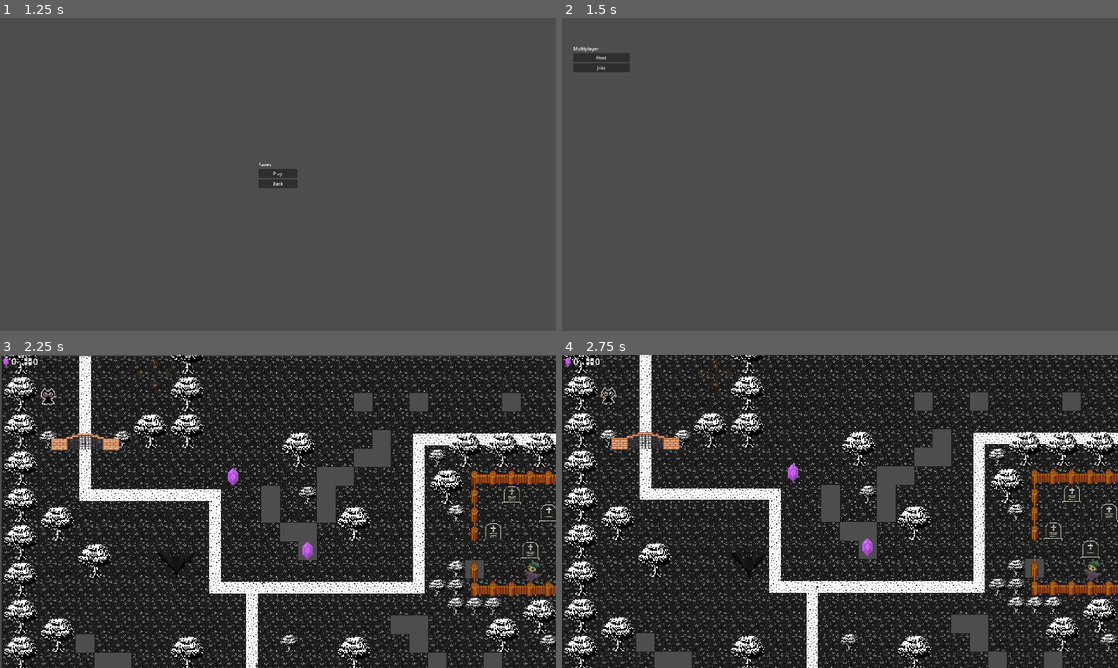
Above: before the commit, frames 1-4 (two rows, left to right).
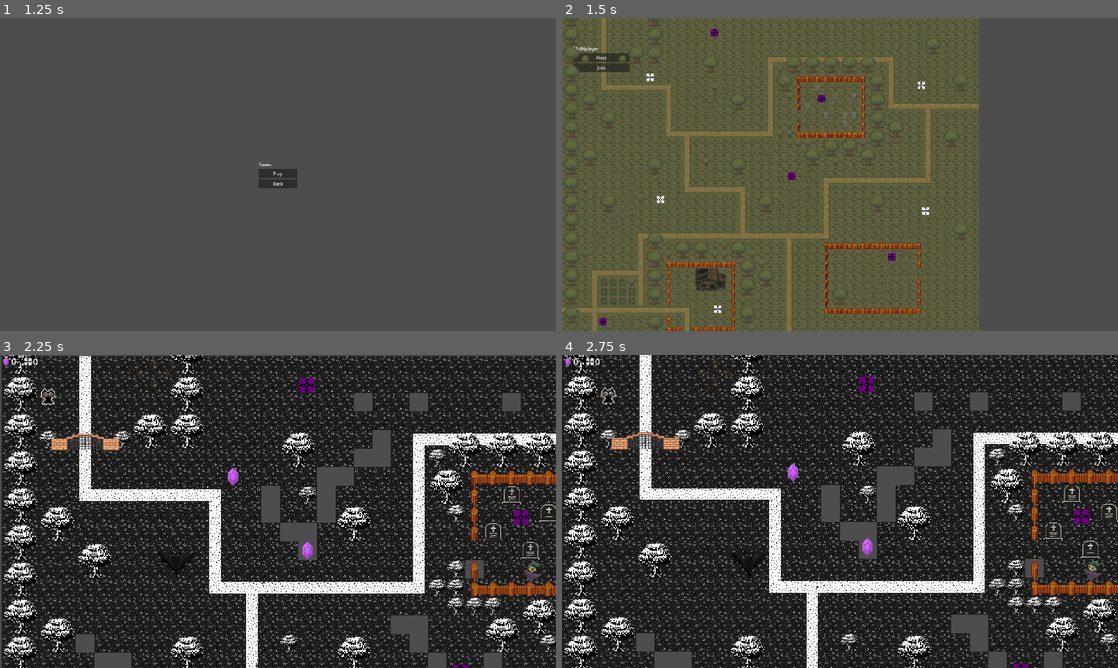
Above: after the commit, the same moments.

Repository: royalcaster/split-souls
Game: Godot game, scene res://scenes/ui/MainMenu.tscn
Two runs of this game, one before a commit and one after it. Both use one fixed random seed, a clock stepped at 60 frames per second and the inputs below. The engine's default icon, where the game draws it, is replaced by a stand-in: a white triangle on a blue panel in a dark square.
Inputs:
- Up to frame 1 (1.25 s): click "Play" at 0.5 s
- Up to frame 2 (1.5 s): click "Play" at 1.25 s
- Up to frame 3 (2.25 s): click "Host" at 2 s
- Up to frame 4 (2.75 s): no input

Frame 1 is identical in both runs. In frame 2, 22% of the frame differs, in the area x 0-75%, y 0-100%; in frame 3, 0.3%; in frame 4, 0.3%.

Commit message:
insert items in additional scene; have differently visible items for both players

Diff:
--- a/scenes/game/Game.tscn
+++ b/scenes/game/Game.tscn
@@ -16,6 +16,8 @@
 [ext_resource type="Texture2D" uid="uid://bwvv5p5m7pg0i" path="res://assets/img/direcitons.png" id="14_vj8ay"]
 [ext_resource type="PackedScene" uid="uid://blcf0l1sqw4iq" path="res://scenes/friends/witch/Witch.tscn" id="15_2iokk"]
 [ext_resource type="PackedScene" uid="uid://cbvvfl7uj2qvg" path="res://scenes/friends/scarecrow/Scarecrow.tscn" id="15_vg8p7"]
+[ext_resource type="PackedScene" uid="uid://dyr5yjgkdrgid" path="res://scenes/items/ItemDark.tscn" id="17_2kuj7"]
+[ext_resource type="PackedScene" uid="uid://dtkw7xx0skjp" path="res://scenes/items/ItemLight.tscn" id="18_vj8ay"]
 
 [sub_resource type="CanvasItemMaterial" id="CanvasItemMaterial_wnrko"]
 
@@ -29,18 +31,15 @@
 bug_count = 50
 
 [node name="ground" type="TileMapLayer" parent="." groups=["map_content"]]
-visible = false
 tile_map_data = PackedByteArray("AAAAAAAAAQABAAAAAAABAAAAAQABAAAAAAABAAEAAQABAAAAAAACAAEAAQABAAAAAAADAAIAAQABAAAAAAAEAA …(24400 unchanged characters)…
 tile_set = ExtResource("2_56wml")
 
 [node name="border_trees" type="TileMapLayer" parent="." groups=["map_content"]]
-visible = false
 y_sort_enabled = true
 tile_map_data = PackedByteArray("AAAOABoABAACAAAAAAAOABsAAQADAAMAAAAOABwAAQADAAQAAAAOAB0AAQADAAUAAAAPABoABAACAAAAAAAPAB …(6240 unchanged characters)…
 tile_set = ExtResource("6_vg8p7")
 
 [node name="objects" type="TileMapLayer" parent="." groups=["map_content"]]
-visible = false
 y_sort_enabled = true
 tile_map_data = PackedByteArray("AAAOABoABAACAAAAAAAOABsAAQADAAMAAAAOABwAAQADAAQAAAAOAB0AAQADAAUAAAAPABoABAACAAAAAAAPAB …(2928 unchanged characters)…
 tile_set = ExtResource("2_56wml")
@@ -184,5 +183,39 @@
 position = Vector2(417, 957)
 scale = Vector2(1.2, 1.2)
 
+[node name="ItemsLight" type="Node2D" parent="."]
+
+[node name="ItemLight" parent="ItemsLight" groups=["item", "map_content"] instance=ExtResource("18_vj8ay")]
+position = Vector2(298, 217)
+
+[node name="ItemLight2" parent="ItemsLight" groups=["item", "map_content"] instance=ExtResource("18_vj8ay")]
+position = Vector2(1234, 245)
+
+[node name="ItemLight3" parent="ItemsLight" groups=["item", "map_content"] instance=ExtResource("18_vj8ay")]
+position = Vector2(531, 1017)
+
+[node name="ItemLight4" parent="ItemsLight" groups=["item", "map_content"] instance=ExtResource("18_vj8ay")]
+position = Vector2(1249, 678)
+
+[node name="ItemLight5" parent="ItemsLight" groups=["item", "map_content"] instance=ExtResource("18_vj8ay")]
+position = Vector2(334, 639)
+
+[node name="ItemsDark" type="Node2D" parent="."]
+
+[node name="ItemDark" parent="ItemsDark" groups=["item", "map_content"] instance=ExtResource("17_2kuj7")]
+position = Vector2(520, 63)
+
+[node name="ItemDark2" parent="ItemsDark" groups=["item", "map_content"] instance=ExtResource("17_2kuj7")]
+position = Vector2(1132, 837)
+
+[node name="ItemDark3" parent="ItemsDark" groups=["item", "map_content"] instance=ExtResource("17_2kuj7")]
+position = Vector2(135, 1061)
+
+[node name="ItemDark4" parent="ItemsDark" groups=["item", "map_content"] instance=ExtResource("17_2kuj7")]
+position = Vector2(786, 558)
+
+[node name="ItemDark5" parent="ItemsDark" groups=["item", "map_content"] instance=ExtResource("17_2kuj7")]
+position = Vector2(890, 291)
+
 [connection signal="pressed" from="Multiplayer/VBoxContainer/Host" to="." method="_on_host_pressed"]
 [connection signal="pressed" from="Multiplayer/VBoxContainer/Join" to="." method="_on_join_pressed"]
--- /dev/null
+++ b/scenes/items/ItemDark.tscn
@@ -0,0 +1,34 @@
+[gd_scene load_steps=5 format=3 uid="uid://dyr5yjgkdrgid"]
+
+[ext_resource type="Texture2D" uid="uid://bwvv5p5m7pg0i" path="res://assets/img/direcitons.png" id="1_5uh1b"]
+[ext_resource type="Script" uid="uid://dld1h6nu5byuu" path="res://scenes/items/item.gd" id="1_iw0db"]
+
+[sub_resource type="RectangleShape2D" id="RectangleShape2D_iw0db"]
+size = Vector2(24.75, 5)
+
+[sub_resource type="CapsuleShape2D" id="CapsuleShape2D_iw0db"]
+radius = 8.0
+height = 28.0
+
+[node name="ItemDark" type="StaticBody2D"]
+script = ExtResource("1_iw0db")
+
+[node name="Sprite2D" type="Sprite2D" parent="."]
+modulate = Color(0.435294, 0, 0.517647, 1)
+y_sort_enabled = true
+position = Vector2(6.62961, -12.4219)
+scale = Vector2(0.0404587, 0.0409045)
+texture = ExtResource("1_5uh1b")
+
+[node name="CollisionShape2D" type="CollisionShape2D" parent="."]
+position = Vector2(6.625, -2)
+shape = SubResource("RectangleShape2D_iw0db")
+
+[node name="Area2D" type="Area2D" parent="."]
+
+[node name="CollisionShape2D" type="CollisionShape2D" parent="Area2D"]
+position = Vector2(7, -2)
+rotation = 1.5708
+shape = SubResource("CapsuleShape2D_iw0db")
+
+[connection signal="body_entered" from="Area2D" to="." method="_on_area_2d_body_entered"]
--- /dev/null
+++ b/scenes/items/ItemLight.tscn
@@ -0,0 +1,33 @@
+[gd_scene load_steps=5 format=3 uid="uid://dtkw7xx0skjp"]
+
+[ext_resource type="Script" uid="uid://dld1h6nu5byuu" path="res://scenes/items/item.gd" id="1_fekou"]
+[ext_resource type="Texture2D" uid="uid://bwvv5p5m7pg0i" path="res://assets/img/direcitons.png" id="2_nnivn"]
+
+[sub_resource type="RectangleShape2D" id="RectangleShape2D_iw0db"]
+size = Vector2(24.75, 5)
+
+[sub_resource type="CapsuleShape2D" id="CapsuleShape2D_iw0db"]
+radius = 8.0
+height = 28.0
+
+[node name="ItemLight" type="StaticBody2D"]
+script = ExtResource("1_fekou")
+
+[node name="Sprite2D" type="Sprite2D" parent="."]
+y_sort_enabled = true
+position = Vector2(6.62961, -12.4219)
+scale = Vector2(0.0404587, 0.0409045)
+texture = ExtResource("2_nnivn")
+
+[node name="CollisionShape2D" type="CollisionShape2D" parent="."]
+position = Vector2(6.625, -2)
+shape = SubResource("RectangleShape2D_iw0db")
+
+[node name="Area2D" type="Area2D" parent="."]
+
+[node name="CollisionShape2D" type="CollisionShape2D" parent="Area2D"]
+position = Vector2(7, -2)
+rotation = 1.5708
+shape = SubResource("CapsuleShape2D_iw0db")
+
+[connection signal="body_entered" from="Area2D" to="." method="_on_area_2d_body_entered"]
--- /dev/null
+++ b/scenes/items/item.gd
@@ -0,0 +1,14 @@
+extends StaticBody2D
+
+func _ready():
+	if not multiplayer.is_server():
+		self.visible = false
+
+func _on_area_2d_body_entered(body):
+	if not (body is Player):
+		return
+
+	var game = get_parent().get_parent()
+	if game.has_method("on_crystal_direction_item_collected"):
+		game.on_crystal_direction_item_collected.rpc()
+	queue_free()
--- a/src/Game.gd
+++ b/src/Game.gd
@@ -193,8 +193,12 @@
 		var trees_tileset = preload("res://assets/tiles/dark_set_border_trees.tres")
 		$border_trees.tile_set = trees_tileset
 
+		$ItemsLight.visible = false
+	else:
+		$ItemsDark.visible = false
+
 	hide_enemies_for_lightplayer()
-	find_and_connect_event_triggers()
+
 
 func spawn_crystals():
 	for pos in crystal_positions:
@@ -277,15 +281,7 @@
 	hide_enemies_for_lightplayer()
 	hide_barriers_for_darkplayer()
 
-func find_and_connect_event_triggers():
-	var crystal_direction_items_nodes = get_tree().get_nodes_in_group("crystal_direction_items") # Renamed variable to avoid conflict
-	print("finding triggers")
-	for item_node in crystal_direction_items_nodes: # Renamed loop variable
-		print("trigger found")
-		# Ensure not to connect multiple times if this function is called again
-		if not item_node.collected.is_connected(on_crystal_direction_item_collected):
-			item_node.collected.connect(on_crystal_direction_item_collected)
-
+@rpc("any_peer") # todo check if necessary
 func on_crystal_direction_item_collected():
 	# This function is called when an item is collected.
 	# The server should be the authority for changing the count.
Not shown: 1 places in scenes/game/Game.tscn that only renumber resources
Not shown, added: scenes/items/item.gd.uid
